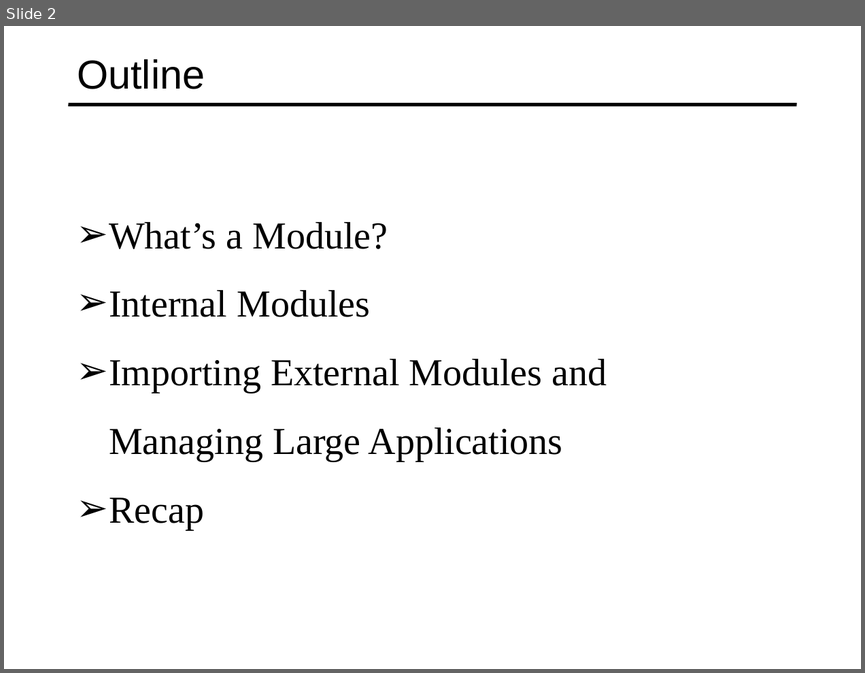
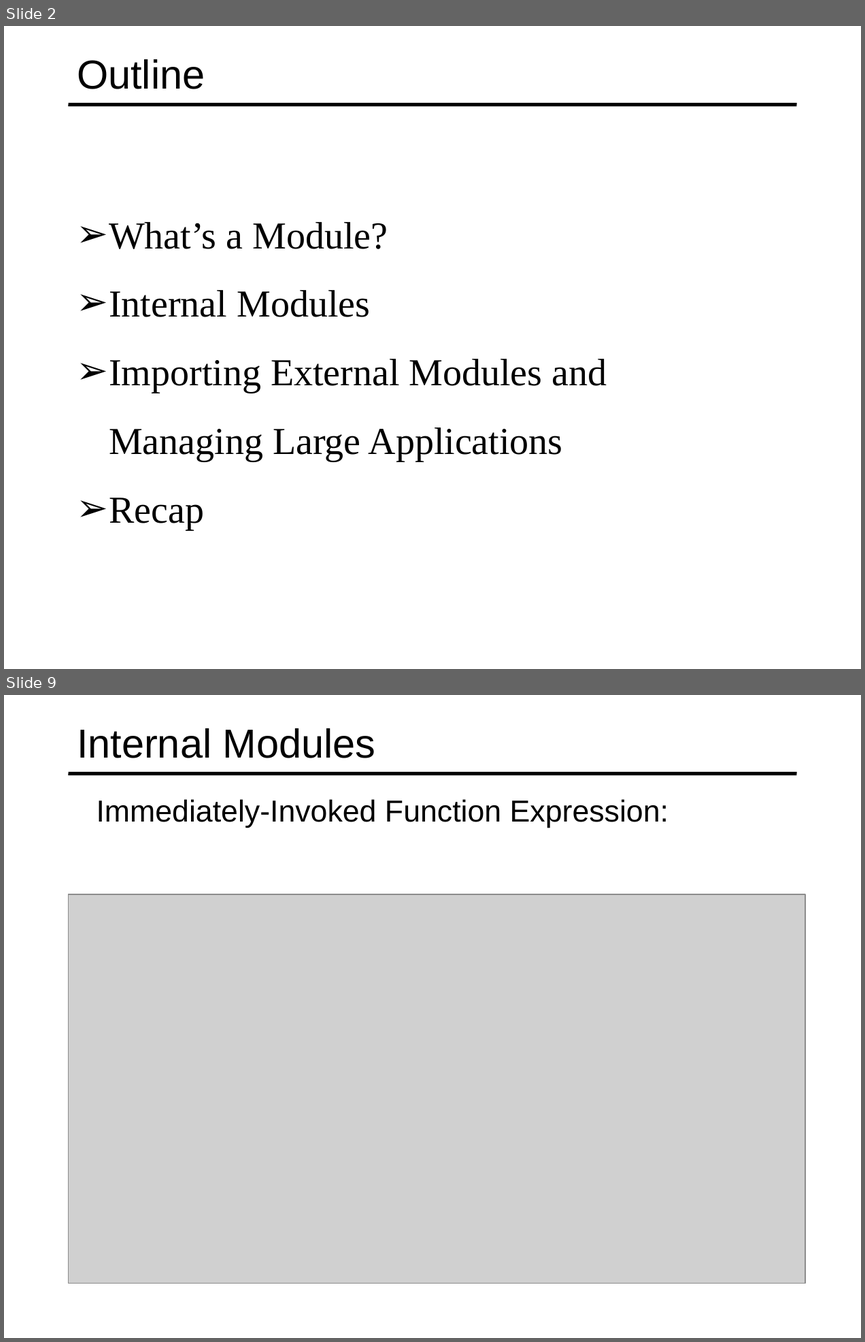
Before and after one commit to specter01wj/Jago_Link_Training, a slide deck: Angular/Angular7/TypeScript Fundamentals/4.Modules/L4_Modules.ppt. Shown one above the other, each under a label of ours: slide 2 before the commit, slides 2 and 9 after it; the slides between them are not shown. The pictures are 865x673 and 865x1342 pixels, drawn with LibreOffice and Linux fonts; fonts in the diff are those of the drawing; grey boxes stand for pictures. Boxes give left, top, right and bottom in pixels: in the first picture for what was removed or moved away, otherwise in the second. Text is boxed around its words. In the diff, an @@ line names an element or a change of style, - is before the commit and + after.

```diff
--- a/Angular/Angular7/TypeScript Fundamentals/4.Modules/L4_Modules.ppt
+++ b/Angular/Angular7/TypeScript Fundamentals/4.Modules/L4_Modules.ppt
@@ slide 9 added at (4,695,861,1338), background #FFFFFF; not listed: 1 template element that a slide beside it also shows @@
@@ title added at (77,728,376,758), 34 pt, text #000000 @@
+Internal Modules
@@ text added at (96,799,668,828), 25.5 pt, text #000000 @@
+  Immediately-Invoked Function Expression:
@@ picture added at (68,895,805,1283) @@
```
Also in this commit, not shown: 1 slide changed, 13 other slides added, 21 slides removed, 15 other files.
